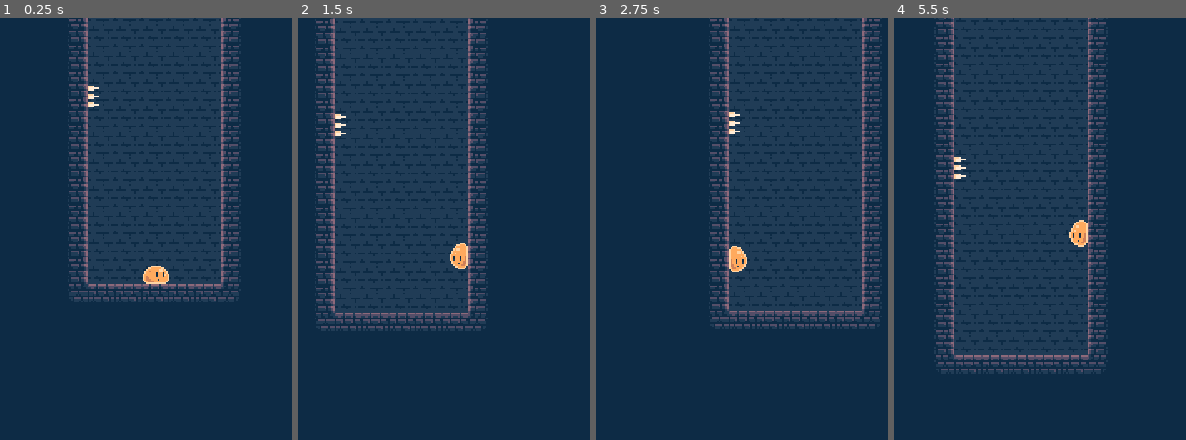
Above: before the commit, frames 1-4 (left to right).
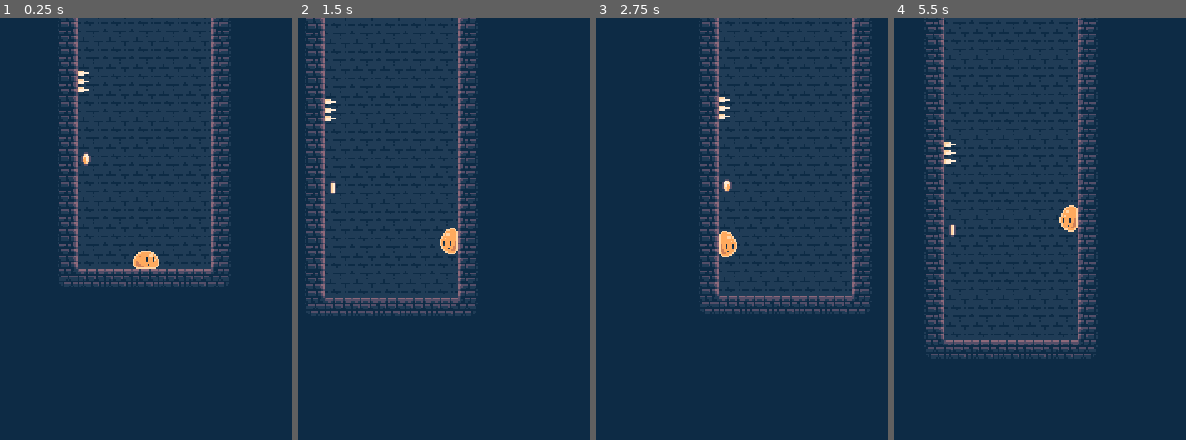
Above: after the commit, the same moments.

Repository: Ztocken/SlimeClimb
Game: Godot game, scene res://assets/scene/development_level.tscn
The game is run twice, just before and just after one commit, with the same random seed, the same clock (stepped at 60 frames per second) and the same inputs.
Inputs:
- Up to frame 1 (0.25 s): no input
- Up to frame 2 (1.5 s): hold Right (Right) from 0.53 s (still down)
- Up to frame 3 (2.75 s): release Right (Right) at 2.03 s; hold A (Left) from 2.03 s (still down)
- Up to frame 4 (5.5 s): release A (Left) at 2.78 s; hold Right (Right) 2.78-4.28 s; hold A (Left) 4.28-5.03 s; hold Right (Right) from 5.03 s (still down)

The runs differ from the first frame. In frame 1, 7.0% of the frame differs, in the area x 20-82%, y 0-68%; in frame 2, 7.6%; in frame 3, 7.6%; in frame 4, 7.9%, in the area x 10-73%, y 0-84%.

Commit message:
added coin collecting

Diff:
--- a/assets/objects/camera/game_camera.gd
+++ b/assets/objects/camera/game_camera.gd
@@ -13,7 +13,7 @@
 	randomize()
 
 func _process(delta):
-	if _shouldCalculateShake:
+	if _shouldCalculateShake && GlobalSettings.cameraShake:
 		_calculateShake()
 
 #calculates the camera shake time
@@ -23,7 +23,7 @@
 	#calculate the random x and y offset
 	var randX = _random.randf_range(-1, 1) * shakeIntensity * decreaser
 	var randY = _random.randf_range(-1, 1) * shakeIntensity * decreaser
-
+	print(decreaser)
 	offset = Vector2(randX, randY)
 	if decreaser < 0:
 		#reset back to normal
@@ -34,7 +34,7 @@
 #emit shake
 func shake(intensity = 1, duration = 1):
 	shakeIntensity = intensity
-	shakeDuration = duration
+	shakeDuration = (duration * 1000)
 	_startTime = Time.get_ticks_msec()
 	_shouldCalculateShake = true
 
--- /dev/null
+++ b/assets/objects/coin/coin.gd
@@ -0,0 +1,9 @@
+extends Node2D
+
+class_name Coin
+
+
+func _on_area_2d_area_entered(area):
+	var parentNode = area.get_parent()
+	if parentNode is Player:
+		self.queue_free()
--- /dev/null
+++ b/assets/objects/coin/coin.tscn
@@ -0,0 +1,92 @@
+[gd_scene load_steps=7 format=3 uid="uid://chhu7tifo1qu7"]
+
+[ext_resource type="Texture2D" uid="uid://cvjjrxax3qult" path="res://art/interactable-objects.png" id="1_8x7p3"]
+[ext_resource type="Script" path="res://assets/objects/coin/coin.gd" id="1_t6wfc"]
+
+[sub_resource type="Animation" id="Animation_vk7ph"]
+resource_name = "coin_spin"
+loop_mode = 1
+step = 0.25
+tracks/0/type = "value"
+tracks/0/imported = false
+tracks/0/enabled = true
+tracks/0/path = NodePath("Sprite2D:frame_coords")
+tracks/0/interp = 1
+tracks/0/loop_wrap = true
+tracks/0/keys = {
+"times": PackedFloat32Array(0, 0.25, 0.5, 0.75),
+"transitions": PackedFloat32Array(1, 1, 1, 1),
+"update": 1,
+"values": [Vector2i(0, 1), Vector2i(1, 1), Vector2i(2, 1), Vector2i(1, 1)]
+}
+tracks/1/type = "value"
+tracks/1/imported = false
+tracks/1/enabled = true
+tracks/1/path = NodePath("Sprite2D:flip_h")
+tracks/1/interp = 1
+tracks/1/loop_wrap = true
+tracks/1/keys = {
+"times": PackedFloat32Array(0, 0.75),
+"transitions": PackedFloat32Array(1, 1),
+"update": 1,
+"values": [false, true]
+}
+
+[sub_resource type="Animation" id="Animation_30ji7"]
+length = 0.001
+tracks/0/type = "value"
+tracks/0/imported = false
+tracks/0/enabled = true
+tracks/0/path = NodePath("Sprite2D:frame_coords")
+tracks/0/interp = 1
+tracks/0/loop_wrap = true
+tracks/0/keys = {
+"times": PackedFloat32Array(0),
+"transitions": PackedFloat32Array(1),
+"update": 1,
+"values": [Vector2i(0, 1)]
+}
+tracks/1/type = "value"
+tracks/1/imported = false
+tracks/1/enabled = true
+tracks/1/path = NodePath("Sprite2D:flip_h")
+tracks/1/interp = 1
+tracks/1/loop_wrap = true
+tracks/1/keys = {
+"times": PackedFloat32Array(0),
+"transitions": PackedFloat32Array(1),
+"update": 1,
+"values": [false]
+}
+
+[sub_resource type="AnimationLibrary" id="AnimationLibrary_w1e76"]
+_data = {
+"RESET": SubResource("Animation_30ji7"),
+"coin_spin": SubResource("Animation_vk7ph")
+}
+
+[sub_resource type="RectangleShape2D" id="RectangleShape2D_akheg"]
+size = Vector2(8.5, 8.5)
+
+[node name="Coin" type="Node2D"]
+script = ExtResource("1_t6wfc")
+
+[node name="Sprite2D" type="Sprite2D" parent="."]
+texture = ExtResource("1_8x7p3")
+hframes = 8
+vframes = 8
+frame = 8
+
+[node name="AnimationPlayer" type="AnimationPlayer" parent="."]
+libraries = {
+"": SubResource("AnimationLibrary_w1e76")
+}
+autoplay = "coin_spin"
+
+[node name="Area2D" type="Area2D" parent="."]
+
+[node name="CollisionShape2D" type="CollisionShape2D" parent="Area2D"]
+position = Vector2(-0.25, 0)
+shape = SubResource("RectangleShape2D_akheg")
+
+[connection signal="area_entered" from="Area2D" to="." method="_on_area_2d_area_entered"]
--- a/assets/objects/projectile/projectile.tscn
+++ b/assets/objects/projectile/projectile.tscn
@@ -1,7 +1,7 @@
-[gd_scene load_steps=7 format=3 uid="uid://b7rvhmyvq26bp"]
+[gd_scene load_steps=8 format=3 uid="uid://b7rvhmyvq26bp"]
 
 [ext_resource type="Script" path="res://assets/objects/projectile/projectile.gd" id="1_7ah8m"]
-[ext_resource type="Texture2D" uid="uid://d1ys2qdd6j44j" path="res://art/WorldObjects-Sheet.png" id="2_jsyqx"]
+[ext_resource type="Texture2D" uid="uid://d1ys2qdd6j44j" path="res://art/projectile.png" id="2_jsyqx"]
 [ext_resource type="PackedScene" uid="uid://b7oogpc8lvbfp" path="res://assets/death_area.tscn" id="3_fmb1m"]
 
 [sub_resource type="Animation" id="Animation_3am3n"]
@@ -12,19 +12,59 @@
 tracks/0/type = "value"
 tracks/0/imported = false
 tracks/0/enabled = true
-tracks/0/path = NodePath(".:frame")
+tracks/0/path = NodePath(".:flip_h")
 tracks/0/interp = 1
 tracks/0/loop_wrap = true
 tracks/0/keys = {
-"times": PackedFloat32Array(0, 0.25, 0.5, 0.75),
-"transitions": PackedFloat32Array(1, 1, 1, 1),
+"times": PackedFloat32Array(0, 0.25, 0.75),
+"transitions": PackedFloat32Array(1, 1, 1),
 "update": 1,
-"values": [0, 1, 2, 3]
+"values": [false, true, false]
+}
+tracks/1/type = "value"
+tracks/1/imported = false
+tracks/1/enabled = true
+tracks/1/path = NodePath(".:flip_v")
+tracks/1/interp = 1
+tracks/1/loop_wrap = true
+tracks/1/keys = {
+"times": PackedFloat32Array(0, 0.5),
+"transitions": PackedFloat32Array(1, 1),
+"update": 1,
+"values": [false, true]
+}
+
+[sub_resource type="Animation" id="Animation_dus32"]
+length = 0.001
+tracks/0/type = "value"
+tracks/0/imported = false
+tracks/0/enabled = true
+tracks/0/path = NodePath(".:flip_h")
+tracks/0/interp = 1
+tracks/0/loop_wrap = true
+tracks/0/keys = {
+"times": PackedFloat32Array(0),
+"transitions": PackedFloat32Array(1),
+"update": 1,
+"values": [false]
+}
+tracks/1/type = "value"
+tracks/1/imported = false
+tracks/1/enabled = true
+tracks/1/path = NodePath(".:flip_v")
+tracks/1/interp = 1
+tracks/1/loop_wrap = true
+tracks/1/keys = {
+"times": PackedFloat32Array(0),
+"transitions": PackedFloat32Array(1),
+"update": 1,
+"values": [false]
 }
 
 [sub_resource type="AnimationLibrary" id="AnimationLibrary_kwwkd"]
 _data = {
-"ProjectileRotation": SubResource("Animation_3am3n")
+"ProjectileRotation": SubResource("Animation_3am3n"),
+"RESET": SubResource("Animation_dus32")
 }
 
 [sub_resource type="CircleShape2D" id="CircleShape2D_c7yr0"]
@@ -35,7 +75,8 @@
 
 [node name="Sprite2D" type="Sprite2D" parent="."]
 texture = ExtResource("2_jsyqx")
-hframes = 4
+hframes = 8
+vframes = 8
 
 [node name="AnimationPlayer" type="AnimationPlayer" parent="Sprite2D"]
 libraries = {
--- a/assets/player/player.tscn
+++ b/assets/player/player.tscn
@@ -1,7 +1,7 @@
 [gd_scene load_steps=6 format=3 uid="uid://bo7hfryke5rom"]
 
 [ext_resource type="Script" path="res://assets/player/player.gd" id="1_j0rlf"]
-[ext_resource type="Texture2D" uid="uid://c7kcjhqwwuhv5" path="res://art/Entity-Sheet.png" id="2_s7xv1"]
+[ext_resource type="Texture2D" uid="uid://c7kcjhqwwuhv5" path="res://art/default_player_sheet.png" id="2_u36hw"]
 
 [sub_resource type="Curve" id="Curve_kxcfa"]
 _data = [Vector2(0, 0), 0.0, 0.0, 0, 0, Vector2(0.491166, 1), 0.0, 0.0, 0, 0, Vector2(1, 0), 1.4, 0.0, 0, 0]
@@ -40,7 +40,7 @@
 color = Color(1, 0.831373, 0.639216, 1)
 
 [node name="Sprite2D" type="Sprite2D" parent="."]
-texture = ExtResource("2_s7xv1")
+texture = ExtResource("2_u36hw")
 hframes = 5
 region_rect = Rect2(48, 16, 16, 16)
 
--- a/assets/scene/development_level.tscn
+++ b/assets/scene/development_level.tscn
@@ -1,9 +1,10 @@
-[gd_scene load_steps=11 format=3 uid="uid://qv1v4o375br6"]
+[gd_scene load_steps=12 format=3 uid="uid://qv1v4o375br6"]
 
 [ext_resource type="Texture2D" uid="uid://cfquj2vs6m5fr" path="res://art/slimbclimb-art.png" id="1_ymt71"]
 [ext_resource type="PackedScene" uid="uid://bo7hfryke5rom" path="res://assets/player/player.tscn" id="2_fvttc"]
 [ext_resource type="Texture2D" uid="uid://dmxpvfalvy4as" path="res://art/slimbclimb-objects.png" id="3_j0mdw"]
 [ext_resource type="PackedScene" uid="uid://onx4sjhw5caw" path="res://assets/objects/spikes/spikes.tscn" id="3_ln4pe"]
+[ext_resource type="PackedScene" uid="uid://chhu7tifo1qu7" path="res://assets/objects/coin/coin.tscn" id="4_2kusg"]
 [ext_resource type="PackedScene" uid="uid://tje7yodvy08y" path="res://assets/objects/camera/game_camera.tscn" id="4_edhaw"]
 [ext_resource type="PackedScene" uid="uid://b7oogpc8lvbfp" path="res://assets/death_area.tscn" id="5_dox8u"]
 
@@ -102,10 +103,17 @@
 [node name="Spikes" parent="Game" instance=ExtResource("3_ln4pe")]
 position = Vector2(232, 16)
 
+[node name="Coin2" parent="Game" instance=ExtResource("4_2kusg")]
+position = Vector2(295, -248)
+
+[node name="Coin" parent="Game" instance=ExtResource("4_2kusg")]
+position = Vector2(229, 62)
+
 [node name="Player" parent="Game" instance=ExtResource("2_fvttc")]
 position = Vector2(265, 92)
 
 [node name="GameCamera" parent="Game/Player" instance=ExtResource("4_edhaw")]
+position = Vector2(6, 9)
 position_smoothing_enabled = true
 
 [node name="DeathArea" parent="Game" instance=ExtResource("5_dox8u")]
--- a/project.godot
+++ b/project.godot
@@ -14,6 +14,10 @@
 run/main_scene="res://assets/scene/development_level.tscn"
 config/features=PackedStringArray("4.2", "Forward Plus")
 config/icon="res://icon.svg"
+
+[autoload]
+
+GlobalData="*res://util/global_settings.gd"
 
 [display]
 
--- /dev/null
+++ b/util/global_settings.gd
@@ -0,0 +1,5 @@
+extends Node
+
+class_name GlobalSettings
+
+static var cameraShake: bool = true
Binary file removed: art/WorldObjects-Sheet.png
Renamed: art/Entity-Sheet.png -> art/default_player_sheet.png
Not shown, changed: art/default_player_sheet.png.import
Binary file added: art/interactable-objects.png
Not shown, changed: art/interactable-objects.png.import
Not shown, changed: art/projectile.png.import
Binary file removed: art/ui-art-Sheet.png
